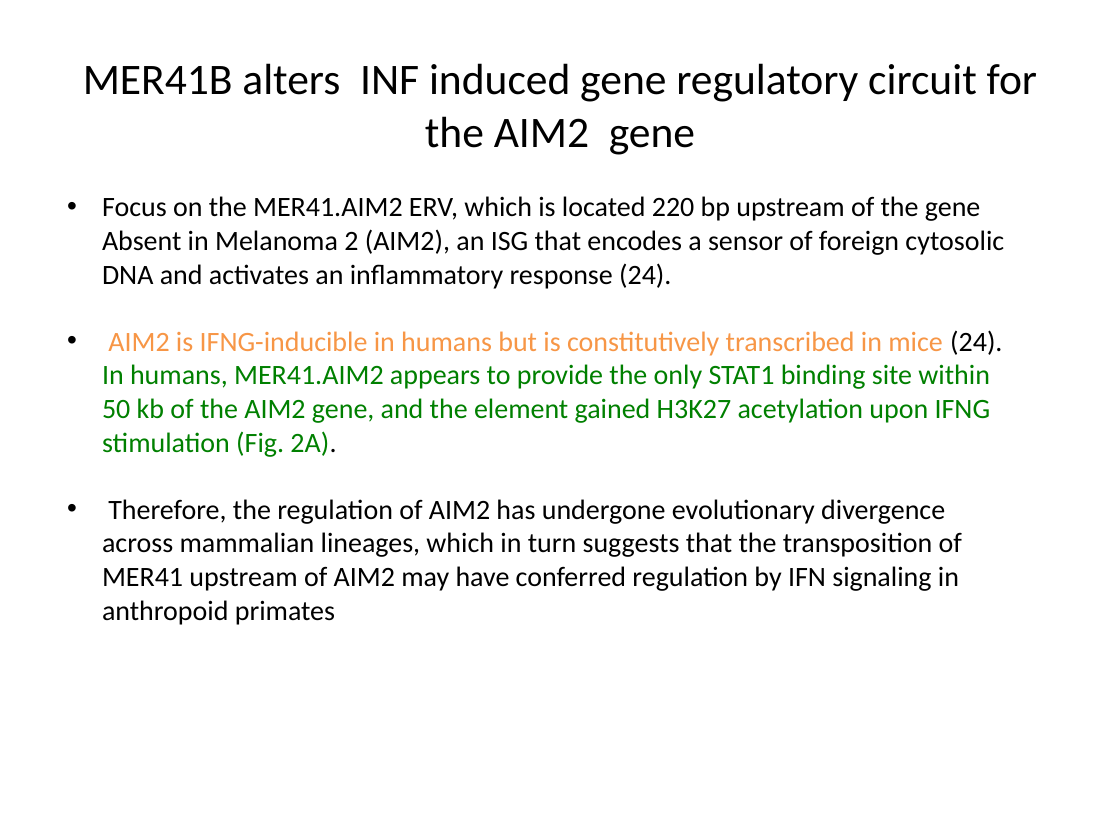
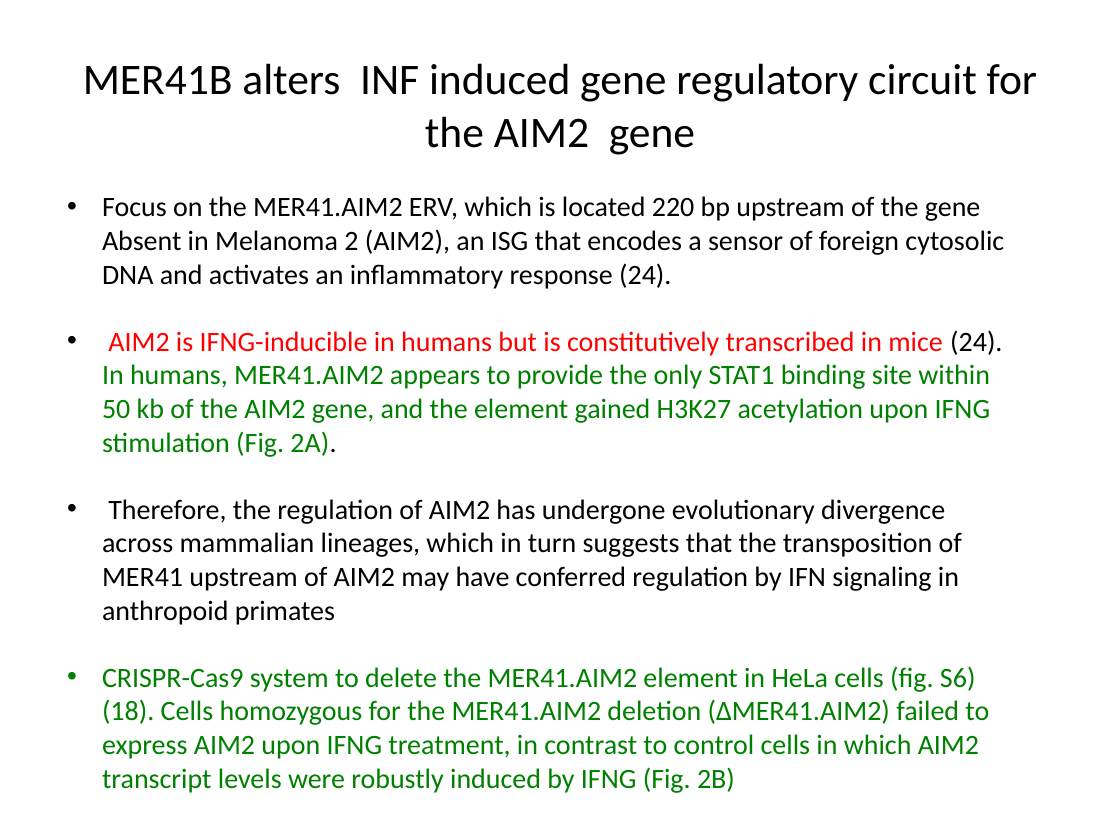
Before and after one commit to manyu90/Journal-Club-presentations, a slide deck: slide 9 of March17_2019/ERV_regulate_immunity.pptx. Drawn at 1120x840 pixels with LibreOffice and Linux fonts; fonts in the diff are those of the drawing. Boxes give left, top, right and bottom in pixels: in the first picture for what was removed or moved away, otherwise in the second. Text is boxed around its words. In the diff, an @@ line names an element or a change of style, - is before the commit and + after.

Commit message:
added in some slides

```diff
--- a/March17_2019/ERV_regulate_immunity.pptx
+++ b/March17_2019/ERV_regulate_immunity.pptx
@@ text at (102, 330, 1002, 457): text colour #F79646 to #FF0000 in "AIM2 is IFNG-inducible in humans but is ..." @@
@@ text at (102, 666, 989, 793): paragraph added @@
+• CRISPR-Cas9 system to delete the MER41.AIM2 element in HeLa cells (fig. S6) (18). Cells homozygous for the MER41.AIM2 deletion (ΔMER41.AIM2) failed to express AIM2 upon IFNG treatment, in contrast to control cells in which AIM2 transcript levels were robustly induced by IFNG (Fig. 2B)
```
Also in this commit, not shown: 2 other slides changed, 2 slides added, 1 slide removed.
